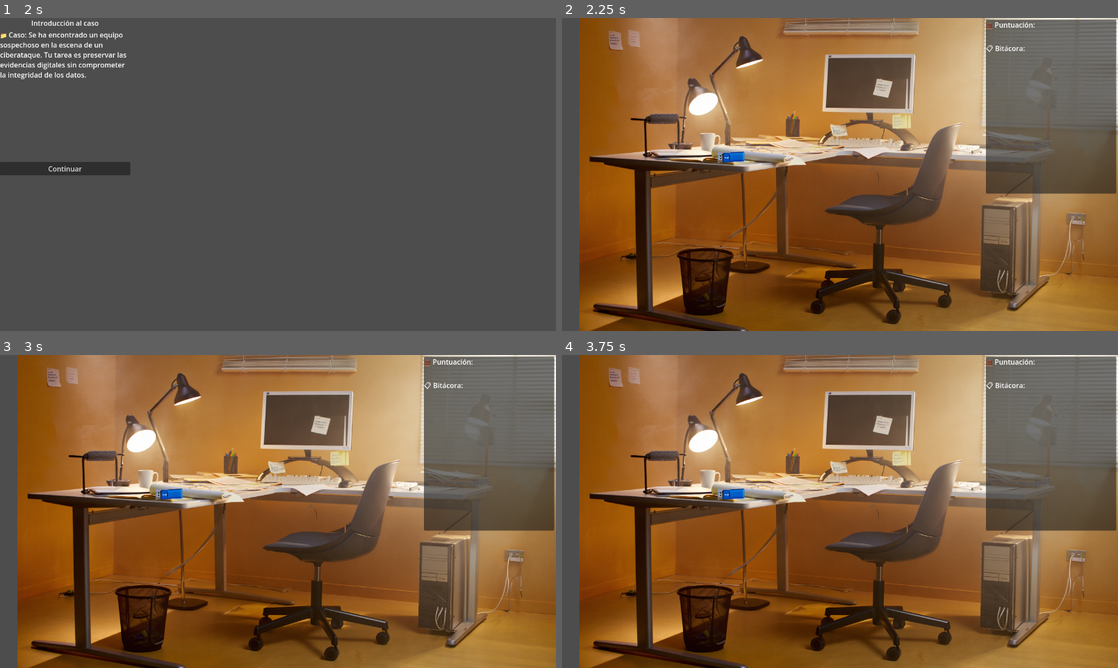
Above: before the commit, frames 1-4 (two rows, left to right).
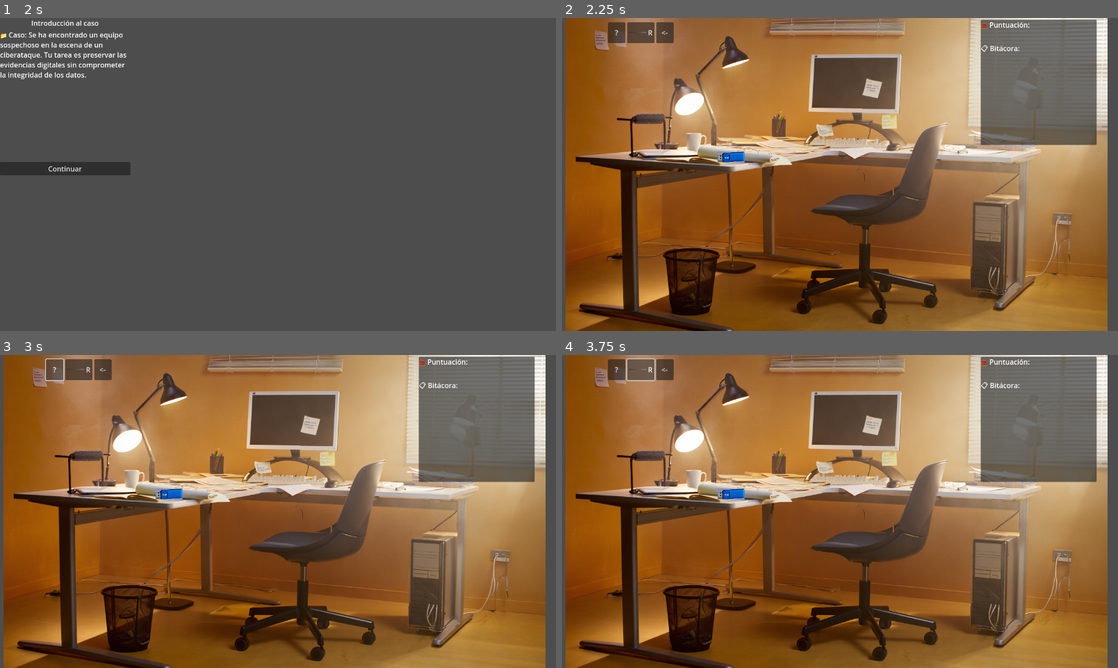
Above: after the commit, the same moments.

Repository: lalibre/Evidentia
Game: Godot game, scene res://Scenes/start_scene.tscn
The game is run twice, just before and just after one commit, with the same random seed, the same clock (stepped at 60 frames per second) and the same inputs.
Inputs (mouse positions are in pixels of both pictures, inside the frame that each line leads up to):
- Up to frame 1 (2 s): click (55, 58) at 0.52 s; type "Alex" at 0.6 s; click "Iniciar Juego" at 1.25 s
- Up to frame 2 (2.25 s): click "Continuar" at 2 s
- Up to frame 3 (3 s): click (55, 370) at 2.75 s, where only the run after the commit has a clickable "?"
- Up to frame 4 (3.75 s): click (639, 370) at 3.5 s, where only the run after the commit has a clickable "R"

Frame 1 is identical in both runs. In frame 2, 34% of the frame differs, in the area x 0-100%, y 0-100%; in frame 3, 34%; in frame 4, 34%.

Commit message:
Bitacora terminada
Bitacora terminada

Diff:
--- a/Scenes/GameScene_ComputerOff.tscn
+++ b/Scenes/GameScene_ComputerOff.tscn
@@ -8,6 +8,8 @@
 [ext_resource type="Texture2D" uid="uid://0d0gcgntx8mf" path="res://assets/postit.png" id="4_fubrg"]
 [ext_resource type="Texture2D" uid="uid://cxn71sawvwvta" path="res://assets/usb.png" id="5_ctdx8"]
 [ext_resource type="Script" uid="uid://d3vm3lb7ap0y4" path="res://scripts/popup_menu_evidencia.gd" id="8_o78d7"]
+[ext_resource type="FontFile" uid="uid://rq1i6w444yyd" path="res://assets/fonts/cour.ttf" id="9_efjjv"]
+[ext_resource type="Script" uid="uid://bohuq4vdqxcx8" path="res://Scenes/boton_guardar_bitacora.gd" id="10_d4flg"]
 
 [sub_resource type="RectangleShape2D" id="RectangleShape2D_fubrg"]
 size = Vector2(106, 226)
@@ -17,6 +19,15 @@
 
 [sub_resource type="Theme" id="Theme_o78d7"]
 
+[sub_resource type="Gradient" id="Gradient_fuvdj"]
+offsets = PackedFloat32Array(0, 0.5, 1)
+colors = PackedColorArray(0, 0, 0, 1, 0.3, 0.3, 0.3, 1, 1, 1, 1, 1)
+metadata/_snap_enabled = true
+
+[sub_resource type="GradientTexture1D" id="GradientTexture1D_mfr2o"]
+gradient = SubResource("Gradient_fuvdj")
+width = 40
+
 [node name="GameScene_ComputerOff" type="Control"]
 layout_mode = 3
 anchors_preset = 0
@@ -24,9 +35,9 @@
 
 [node name="Background" type="TextureRect" parent="."]
 layout_mode = 0
-offset_left = 40.0
+offset_left = 8.0
 offset_top = -73.0
-offset_right = 1288.0
+offset_right = 1256.0
 offset_bottom = 759.0
 texture = ExtResource("1_8rk4y")
 
@@ -39,11 +50,11 @@
 script = ExtResource("2_el77p")
 
 [node name="Sprite2D" type="Sprite2D" parent="EvidenceCPU"]
-position = Vector2(1019, 521)
+position = Vector2(999, 514)
 texture = ExtResource("3_5tv8x")
 
 [node name="CollisionShape2D" type="CollisionShape2D" parent="EvidenceCPU"]
-position = Vector2(1018, 527)
+position = Vector2(995, 505)
 shape = SubResource("RectangleShape2D_fubrg")
 
 [node name="Evidence_USB" type="Area2D" parent="."]
@@ -62,11 +73,11 @@
 script = ExtResource("4_el77p")
 
 [node name="CollisionPolygon2D" type="CollisionPolygon2D" parent="Evidence_PostIt"]
-position = Vector2(743, 112)
+position = Vector2(719, 113)
 polygon = PackedVector2Array(-19, 27, 17, 35, 8, 72, 20, 108, 50, 109, 52, 142, 19, 145, 17, 108, 7, 71, -28, 64)
 
 [node name="Sprite2D" type="Sprite2D" parent="Evidence_PostIt"]
-position = Vector2(756, 197)
+position = Vector2(732, 198)
 texture = ExtResource("4_fubrg")
 
 [node name="EvidenciaMenu" type="PopupMenu" parent="."]
@@ -89,17 +100,17 @@
 anchors_preset = 1
 anchor_left = 1.0
 anchor_right = 1.0
-offset_left = -304.0
+offset_left = -316.0
 offset_top = 4.0
-offset_right = -4.0
-offset_bottom = 404.0
+offset_right = -49.0
+offset_bottom = 292.0
 grow_horizontal = 0
 theme = SubResource("Theme_o78d7")
 
 [node name="VBoxContainer" type="VBoxContainer" parent="UIX/InfoPanel"]
 layout_mode = 0
-offset_right = 40.0
-offset_bottom = 40.0
+offset_right = 267.0
+offset_bottom = 288.0
 
 [node name="Puntuacion" type="Label" parent="UIX/InfoPanel/VBoxContainer"]
 layout_mode = 2
@@ -112,13 +123,48 @@
 layout_mode = 2
 text = "📋 Bitácora:"
 
-[node name="LogPanel" type="RichTextLabel" parent="UIX/InfoPanel/VBoxContainer"]
-custom_minimum_size = Vector2(340, 360)
+[node name="ScrollContainer" type="ScrollContainer" parent="UIX/InfoPanel/VBoxContainer"]
+custom_minimum_size = Vector2(260, 200)
 layout_mode = 2
+
+[node name="LogPanel" type="RichTextLabel" parent="UIX/InfoPanel/VBoxContainer/ScrollContainer"]
+custom_minimum_size = Vector2(260, 200)
+layout_mode = 2
+theme_override_fonts/normal_font = ExtResource("9_efjjv")
+theme_override_font_sizes/normal_font_size = 14
+bbcode_enabled = true
 scroll_following = true
-tab_size = 14
+tab_size = 10
+
+[node name="BottomButtonPanel" type="HBoxContainer" parent="UIX"]
+anchors_preset = 13
+anchor_left = 0.5
+anchor_right = 0.5
+anchor_bottom = 1.0
+offset_left = -534.0
+offset_top = 10.0
+offset_right = -383.0
+offset_bottom = -662.0
+
+[node name="BotonAyuda" type="Button" parent="UIX/BottomButtonPanel"]
+custom_minimum_size = Vector2(40, 10)
+layout_mode = 2
+text = "?"
+
+[node name="BotonGuardar" type="Button" parent="UIX/BottomButtonPanel"]
+custom_minimum_size = Vector2(40, 10)
+layout_mode = 2
+text = "R"
+icon = SubResource("GradientTexture1D_mfr2o")
+script = ExtResource("10_d4flg")
+
+[node name="BotonReiniciar" type="Button" parent="UIX/BottomButtonPanel"]
+custom_minimum_size = Vector2(40, 0)
+layout_mode = 2
+text = "<-"
 
 [connection signal="input_event" from="EvidenceCPU" to="EvidenceCPU" method="_on_input_event"]
 [connection signal="input_event" from="Evidence_USB" to="Evidence_USB" method="_on_input_event"]
 [connection signal="input_event" from="Evidence_PostIt" to="Evidence_PostIt" method="_on_input_event"]
 [connection signal="id_pressed" from="EvidenciaMenu" to="EvidenciaMenu" method="_on_id_pressed"]
+[connection signal="pressed" from="UIX/BottomButtonPanel/BotonGuardar" to="UIX/BottomButtonPanel/BotonGuardar" method="_on_pressed"]
--- /dev/null
+++ b/Scenes/boton_guardar_bitacora.gd
@@ -0,0 +1,15 @@
+extends Button
+
+
+# Called when the node enters the scene tree for the first time.
+func _ready() -> void:
+	pass # Replace with function body.
+
+
+# Called every frame. 'delta' is the elapsed time since the previous frame.
+func _process(delta: float) -> void:
+	pass
+
+
+func _on_pressed() -> void:
+	Game_Manager.guardar_bitacora_en_archivo()
--- a/scripts/GameManager.gd
+++ b/scripts/GameManager.gd
@@ -4,12 +4,13 @@
 var puntuacion := 0
 var score_label: Label
 var log_panel: RichTextLabel
+var bitacora_texto := ""
 
 func _ready():
 	var scene_root = get_tree().get_root()
 
 	score_label = scene_root.get_node_or_null("GameScene_ComputerOff/UIX/InfoPanel/VBoxContainer/ScoreLabel")
-	log_panel = scene_root.get_node_or_null("GameScene_ComputerOff/UIX/InfoPanel/VBoxContainer/LogPanel")
+	log_panel = scene_root.get_node_or_null("GameScene_ComputerOff/UIX/InfoPanel/VBoxContainer/ScrollContainer/LogPanel")
 
 	print("score_label:", score_label)
 	print("log_panel:", log_panel)
@@ -26,11 +27,35 @@
 func registrar_accion(texto: String):
 	if log_panel:
 		log_panel.append_text("🕵️ " + texto + "\n")
+		var entrada := texto + "\n"
+		bitacora_texto += entrada
 
 func registrar_en_bitacora(mensaje: String) -> void:
+	var timestamp = "[" + Time.get_datetime_string_from_system().substr(11, 8) + "]"  # Solo HH:MM:SS
+	var entrada = "[color=blue]" + timestamp + "[/color] " + mensaje
+
 	if log_panel:
-		log_panel.append_text("- " + mensaje + "\n")
-		log_panel.append_text("📝 Bitácora inicializada...\n")
-		print(log_panel)
+		if log_panel is RichTextLabel:
+			print("¡Es un RichTextLabel!")
+		else:
+			print("❌ No es un RichTextLabel.")
+		log_panel.append_text(entrada + "\n")
+		log_panel.scroll_to_line(log_panel.get_line_count() - 1)
 	else:
 		print("❌ log_panel no está enlazado correctamente.")
+
+func guardar_bitacora_en_archivo():
+	if not log_panel:
+		print("Error: log_panel no encontrado.")
+		return
+
+	var ruta = "user://bitacora_forense.txt"
+	var archivo = FileAccess.open(ruta, FileAccess.WRITE)
+	if archivo:
+		archivo.store_string(bitacora_texto)
+		archivo.close()
+		print("Contenido de bitácora:", bitacora_texto)
+
+		print("Bitácora guardada en:", ruta)
+	else:
+		print("No se pudo guardar la bitácora.")
--- a/scripts/evidencias/evidence_cpu.gd
+++ b/scripts/evidencias/evidence_cpu.gd
@@ -10,3 +10,7 @@
 	if event is InputEventMouseButton and event.pressed:
 		var menu = get_parent().get_node("EvidenciaMenu")
 		menu.mostrar_menu(self, get_global_mouse_position())
+
+
+func _on_boton_guardar_pressed() -> void:
+	pass # Replace with function body.
--- a/scripts/popup_menu_evidencia.gd
+++ b/scripts/popup_menu_evidencia.gd
@@ -13,3 +13,7 @@
 	if evidencia_actual:
 		evidencia_actual.aplicar_accion(accion)
 	hide()
+
+
+func _on_boton_guardar_pressed() -> void:
+	pass # Replace with function body.
Not shown: 1 places in Scenes/GameScene_ComputerOff.tscn that only renumber resources
Not shown, added: Scenes/boton_guardar_bitacora.gd.uid
Not shown, added: assets/fonts/FONTLOG.txt
Not shown, added: assets/fonts/LICENSE.txt
Binary file added: assets/fonts/Xolonium-Regular.ttf
Not shown, added: assets/fonts/Xolonium-Regular.ttf.import
Binary file added: assets/fonts/cour.ttf
Not shown, added: assets/fonts/cour.ttf.import
